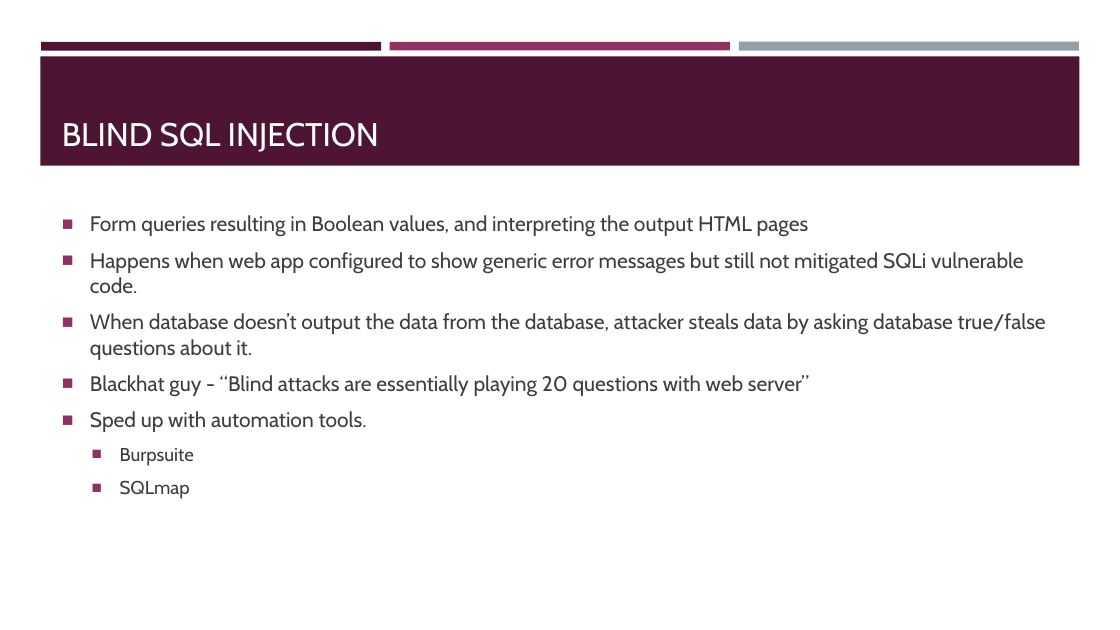
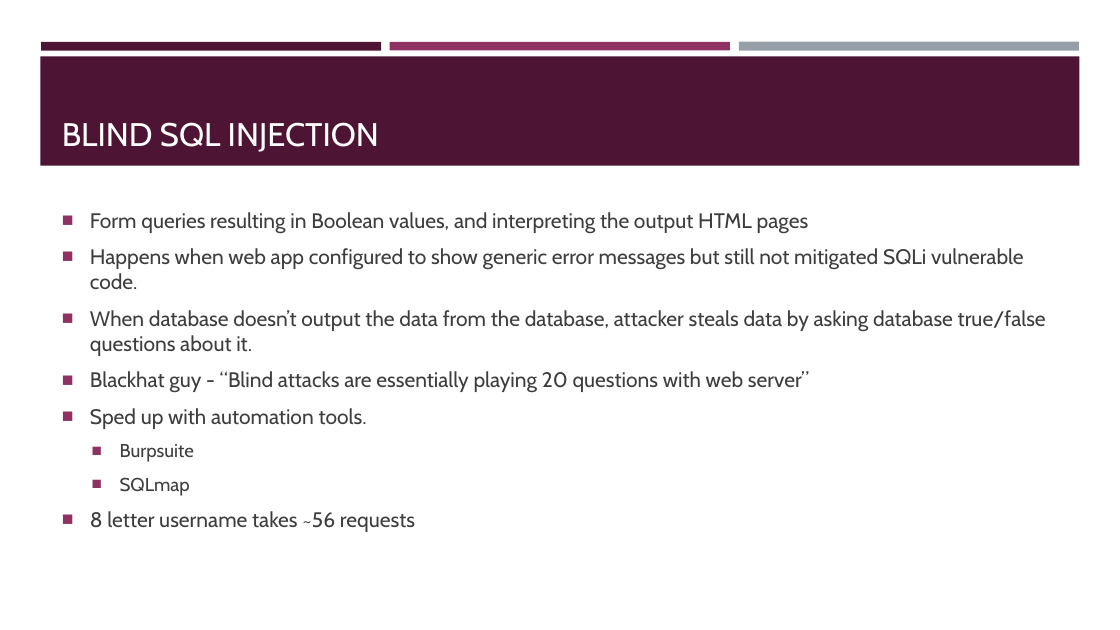
Before and after one commit to sidsenkumar11/sidsenkumar11.github.io, a slide deck: slide 16 of presentations/9-16_GreyHat_SQL_Injection.pptx. Drawn at 1120x630 pixels with LibreOffice and Linux fonts; fonts in the diff are those of the drawing. Boxes give left, top, right and bottom in pixels: in the first picture for what was removed or moved away, otherwise in the second. Text is boxed around its words. In the diff, an @@ line names an element or a change of style, - is before the commit and + after.

Commit message:
Completed SQL Injection Presentation
Updated Intro Presentation

```diff
--- a/presentations/9-16_GreyHat_SQL_Injection.pptx
+++ b/presentations/9-16_GreyHat_SQL_Injection.pptx
@@ text at [90, 511, 415, 532]: paragraph added @@
+■ 8 letter username takes ~56 requests
```
Also in this commit, not shown: 5 other slides changed, 1 slide added.
